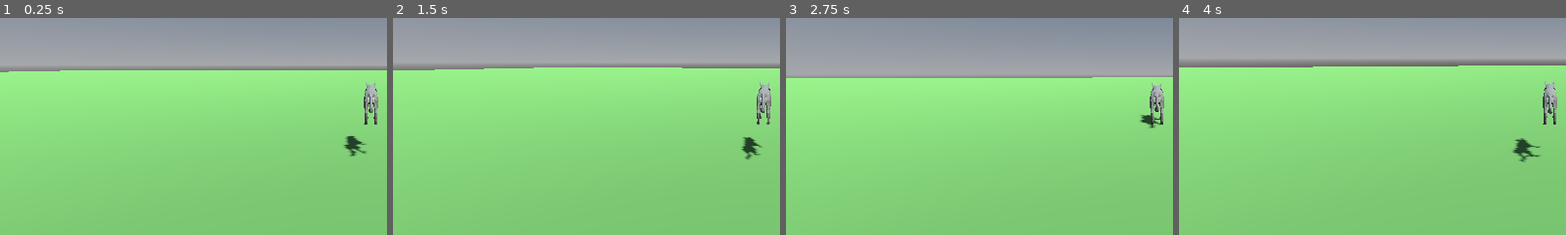
Above: before the commit, frames 1-4 (left to right).
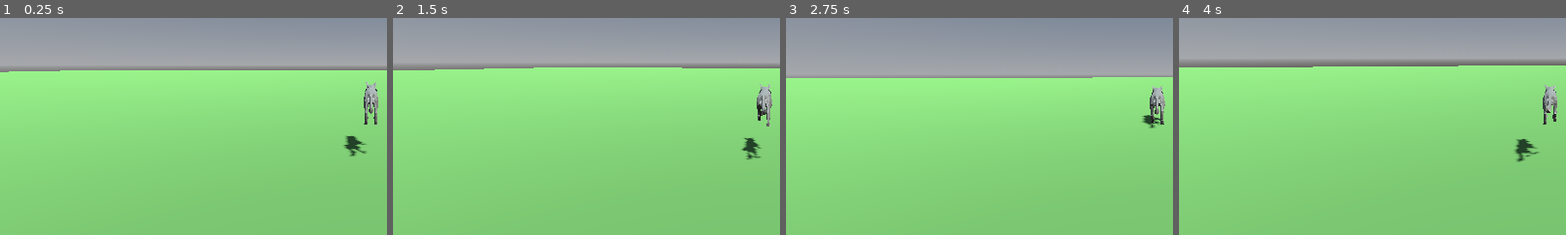
Above: after the commit, the same moments.

Repository: erikm6872/animal-survival-bonanza
Game: Godot game, scene res://scenes/world/test_world.tscn
Two runs of this game, one before a commit and one after it. Both use one fixed random seed, a clock stepped at 60 frames per second and the inputs below.
Inputs (mouse positions are % of the whole screen's width and height, from its top left):
- Up to frame 1 (0.25 s): no input
- Up to frame 2 (1.5 s): move the mouse to (55, 50) at 0.52 s; hold ^ (sprint) 0.53-1.28 s; hold W (move_forward) from 0.53 s (still down); tap Space (jump) at 0.77 s; move the mouse to (45, 50) at 1.27 s; tap ^ (sprint) at 1.35 s
- Up to frame 3 (2.75 s): keep holding W (move_forward); tap Space (jump) at 1.52 s; tap Enter at 2 s; move the mouse to (52, 48) at 2.02 s; hold ^ (sprint) from 2.03 s (still down)
- Up to frame 4 (4 s): keep holding W (move_forward); tap Space (jump) at 2.75, 3.02, 3.77 s; move the mouse to (49, 52) at 2.77 s; release ^ (sprint) at 2.78 s; tap ^ (sprint) at 2.85 s; move the mouse to (57, 51) at 3.52 s; hold ^ (sprint) from 3.53 s (still down)
The pictures show only the part of the screen within x 2-52%, y 39-89%; the shares and areas given below are measured in that part.

The runs differ from the first frame. In frame 1, less than 0.1% of the frame differs, in the area x 89-98%, y 29-56%; in frame 2, 0.5%, in the area x 89-98%, y 29-66%; in frame 3, 0.3%; in frame 4, 0.4%.

Commit message:
Wire Idle/Walk animations to player movement
Play Walk while there's horizontal movement input, Idle otherwise.
The pack's animations import with loop_mode off by default, so force
Idle/Walk to loop on ready since they're meant to play continuously.

Co-Authored-By: Claude Sonnet 5 <noreply@anthropic.com>

Diff:
--- a/scripts/player/player_controller.gd
+++ b/scripts/player/player_controller.gd
@@ -12,12 +12,17 @@
 @onready var camera_pivot: Node3D = $CameraPivot
 @onready var camera: Camera3D = $CameraPivot/SpringArm3D/Camera3D
 @onready var model: Node3D = $Model
+@onready var anim_player: AnimationPlayer = $Model/Wolf/AnimationPlayer
 
 var gravity: float = ProjectSettings.get_setting("physics/3d/default_gravity")
 var camera_pitch: float = 0.0
 
 func _ready() -> void:
 	Input.mouse_mode = Input.MOUSE_MODE_CAPTURED
+	# The pack's animations import with loop_mode off; movement loops need it on.
+	anim_player.get_animation("Idle").loop_mode = Animation.LOOP_LINEAR
+	anim_player.get_animation("Walk").loop_mode = Animation.LOOP_LINEAR
+	anim_player.play("Idle")
 
 func _unhandled_input(event: InputEvent) -> void:
 	if event.is_action_pressed("ui_cancel"):
@@ -54,5 +59,8 @@
 	if move_dir.length() > 0.1:
 		var target_angle := atan2(-move_dir.x, -move_dir.z)
 		model.rotation.y = lerp_angle(model.rotation.y, target_angle, rotation_speed * delta)
+		anim_player.play("Walk")
+	else:
+		anim_player.play("Idle")
 
 	move_and_slide()
